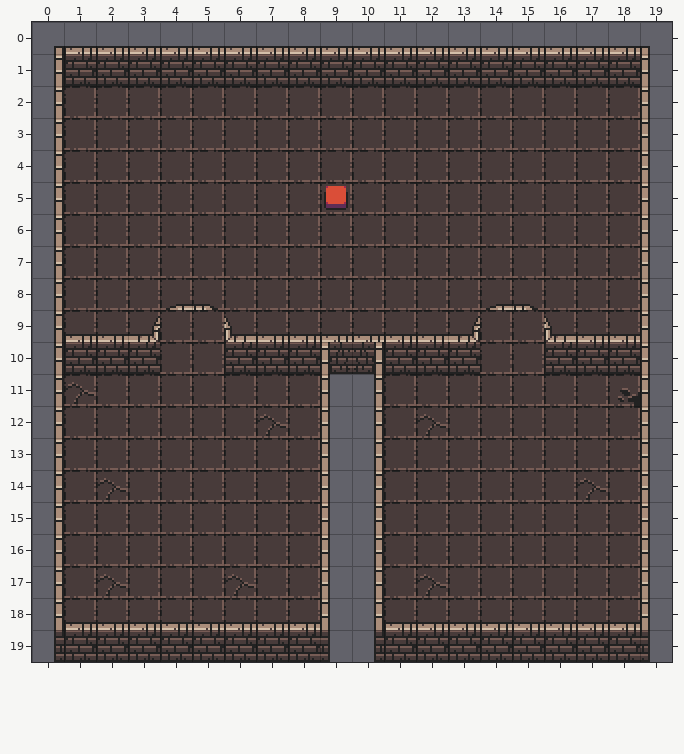
Level history. Tiled map (JSON): demo_game/assets/tilemaps/mapa.json. This is how it looked before the edit.
Cells are 16x16 px. Shown: x 0..19, y 0..19.
Once edited:
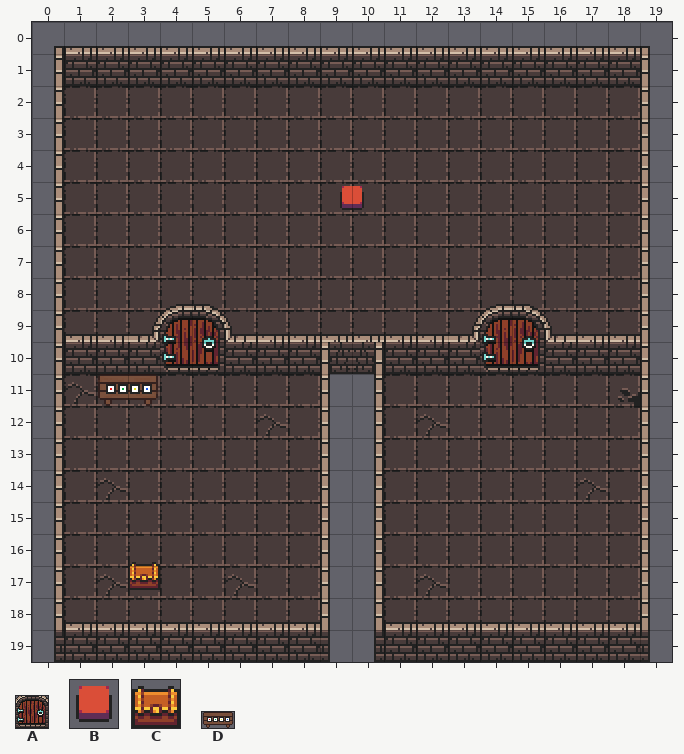
Key: from "doors_spriteSheet": A 0 "door"; from "dungeon": B 385, C 595; from "table": D 0.
_ is an empty cell.
Objects are placed by their top-left corner, in cells (3,4 is the top-left corner of cell 3,4); size is 1x1 cell unless given.
Change:
Layer "items" (removed):
y 5: x 9 B -> _
Layer "objects" (now shown):
added: B "button" at 9.5,5
added: A "door" at 4,9 size 2x2
added: A "door" at 14,9 size 2x2
added: D "table" at 2,11 size 2x1
added: C "chest" at 3,16.8
Boxes around the changes in both pictures, in picture pixels (x1, y1, x2, y2):
changed: (324, 186, 364, 210)
added: (98, 310, 224, 406)
added: (480, 310, 544, 374)
added: (128, 562, 160, 590)
